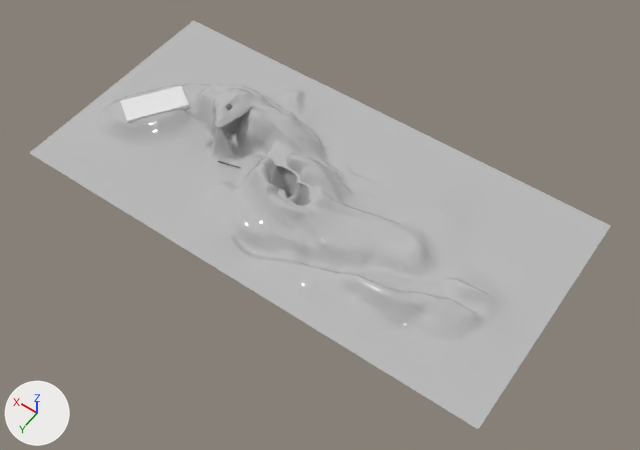
The FBX model Assets/Models/Final Area Models/FinalArea_Track_Terrain.fbx: old version first, new version second.
One viewpoint serves both versions: a camera (50 mm lens) standing at (-420.0, 373.0, 887.0) and looking at (-5.0, -208.0, -26.0). The axes (+X, +Y, +Z) are drawn at lower left. The lights are the same throughout. Where no turn or scale is listed for an object, it has been applied to the vertices.

In view in the first picture: 'Ground', 'Plane004'.
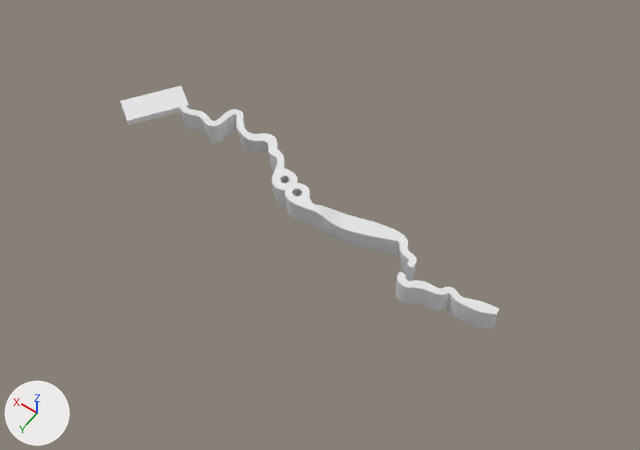
Commit message: updating final area

What differs and where, as boxes [x1, y1, x2, y2] in the pictures (640 x 450 px):
'Plane004', hidden: before [30, 20, 611, 429]
'FinalArea_Track001', shown: after [179, 106, 499, 329]

What the commit changed:
Object 'FinalArea_Track001' (ob_finalarea_track001) is now shown.
Object 'Plane004' (ob_plane004) is now hidden.
